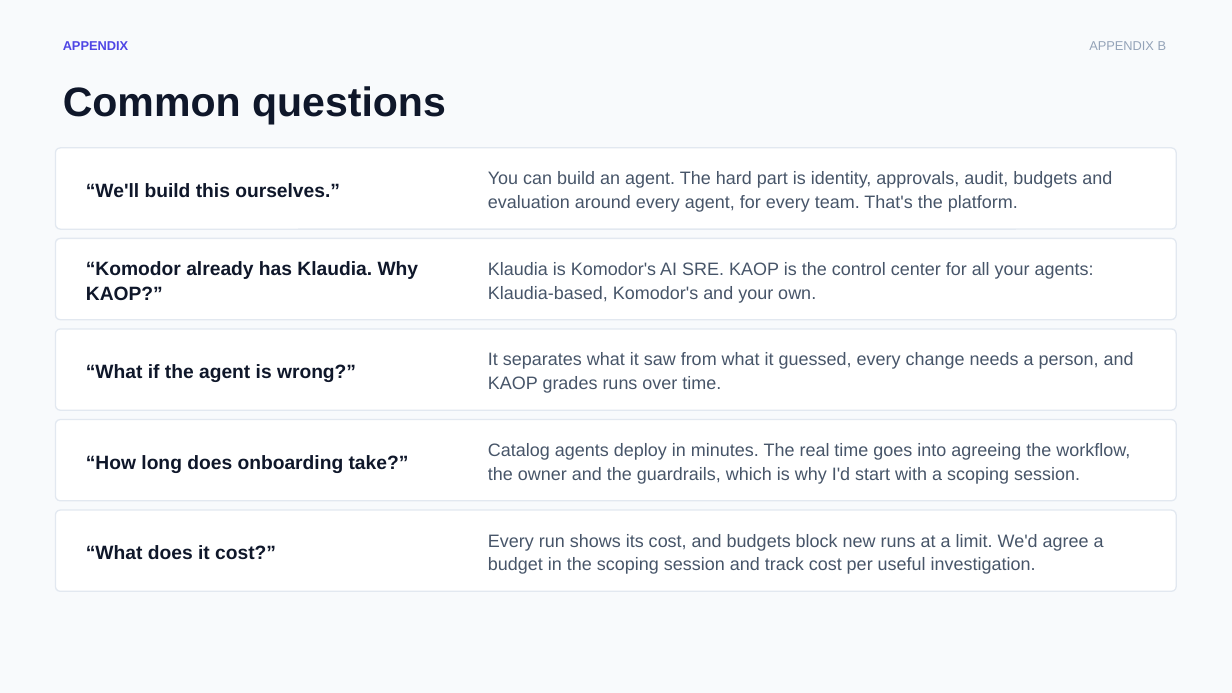
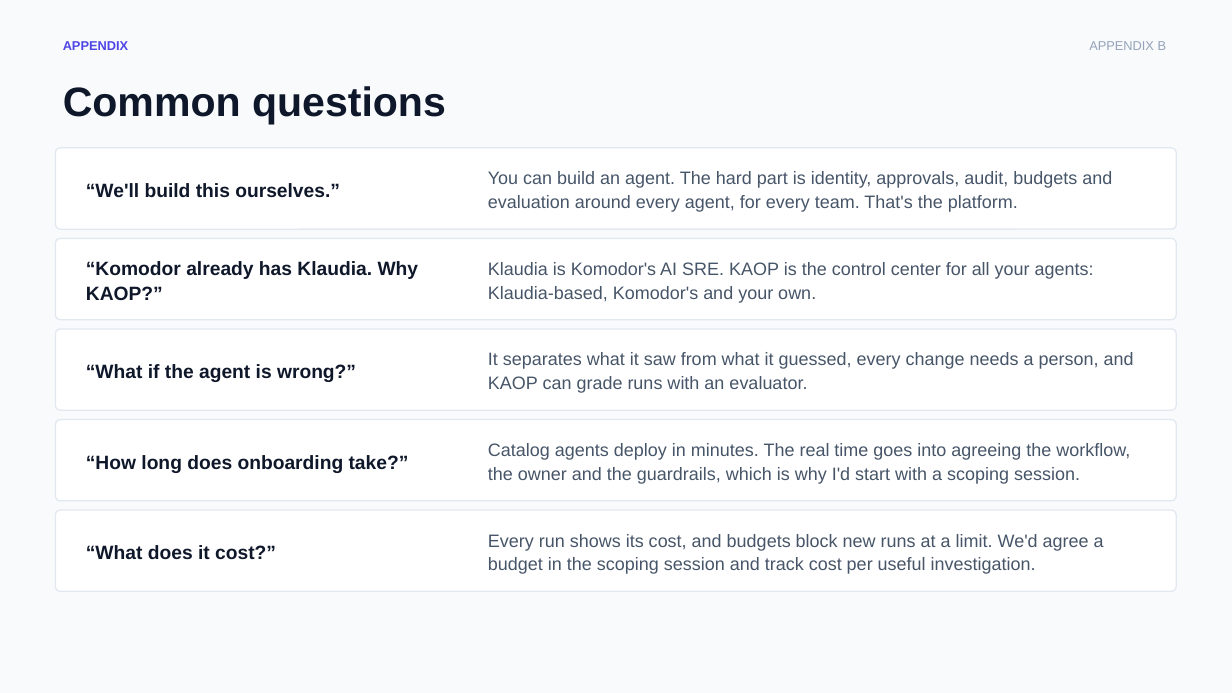
Before and after one commit to chizeni24/komodor-production-lab, a slide deck: slide 16 of docs/presentation/KAOP_Customer_Pitch.pptx. Drawn at 1232x693 pixels with LibreOffice and Linux fonts; fonts in the diff are those of the drawing. Boxes give left, top, right and bottom in pixels: in the first picture for what was removed or moved away, otherwise in the second. Text is boxed around its words. In the diff, an @@ line names an element or a change of style, - is before the commit and + after.

```diff
--- a/docs/presentation/KAOP_Customer_Pitch.pptx
+++ b/docs/presentation/KAOP_Customer_Pitch.pptx
@@ text at <box>488,352,1134,393</box>: text changed @@
-It separates what it saw from what it guessed, every change needs a person, and KAOP grades runs over time.
+It separates what it saw from what it guessed, every change needs a person, and KAOP can grade runs with an evaluator.
```
Also in this commit, not shown: 2 other slides changed, 7 other files.
